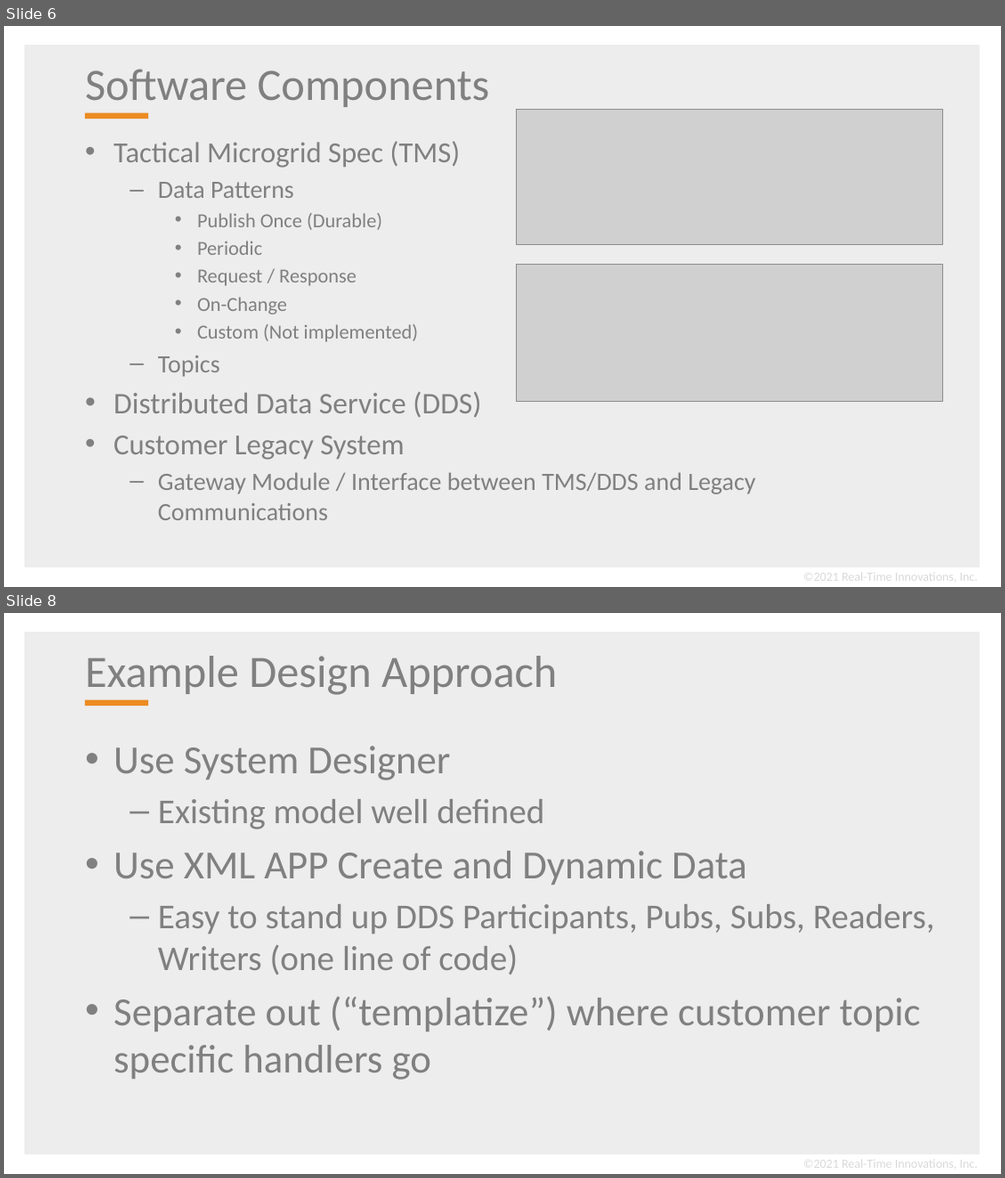
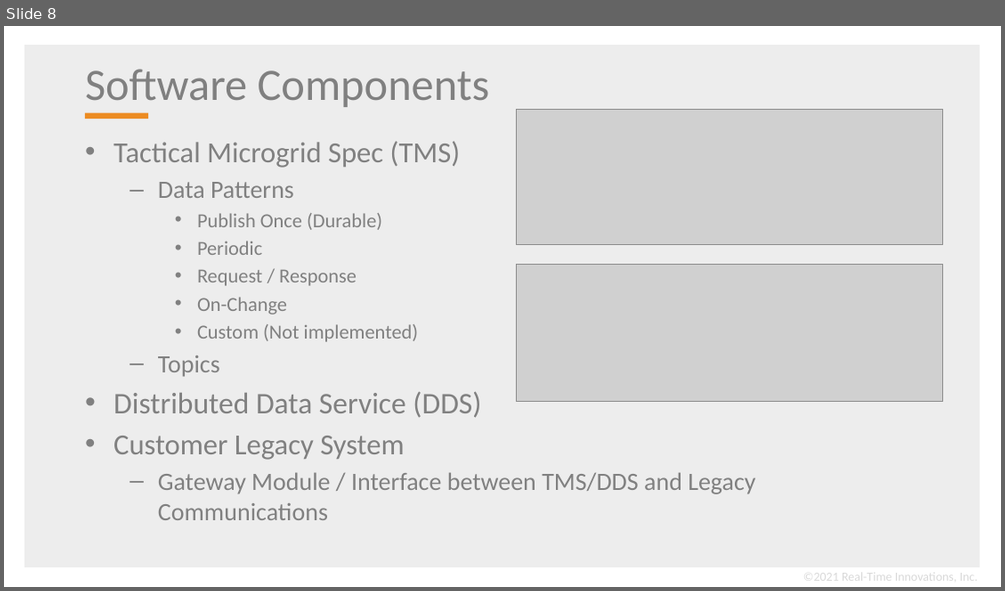
Before and after one commit to psmass/tms, a slide deck: tmsExample.pptx. Shown one above the other, each under a label of ours: slides 6 and 8 before the commit, slide 8 after it; the slides between them are not shown. The pictures are 1005x1178 and 1005x591 pixels, drawn with LibreOffice and Linux fonts; fonts in the diff are those of the drawing; grey boxes stand for pictures; background and template pictures are left out. Boxes give left, top, right and bottom in pixels: in the first picture for what was removed or moved away, otherwise in the second. Text is boxed around its words. In the diff, an @@ line names an element or a change of style, - is before the commit and + after.

```diff
--- a/tmsExample.pptx
+++ b/tmsExample.pptx
@@ slide 8 removed at [4,613,1001,1174], background #FFFFFF; not listed: 2 template elements that a slide beside it also shows @@
@@ title removed at [85,656,557,695] @@
-Example Design Approach
@@ text removed at [113,746,935,1079] @@
-• Use System Designer
-  – Existing model well defined
-• Use XML APP Create and Dynamic Data
-  – Easy to stand up DDS Participants, Pubs, Subs, Readers, Writers (one line of code)
-• Separate out (“templatize”) where customer topic specific handlers go
@@ text removed at [803,1157,978,1172] @@
-©2021 Real-Time Innovations, Inc.
@@ what was slide 6 is now slide 8 @@
```
Also in this commit, not shown: 6 slides changed, 2 slides added, 20 other slides removed.
